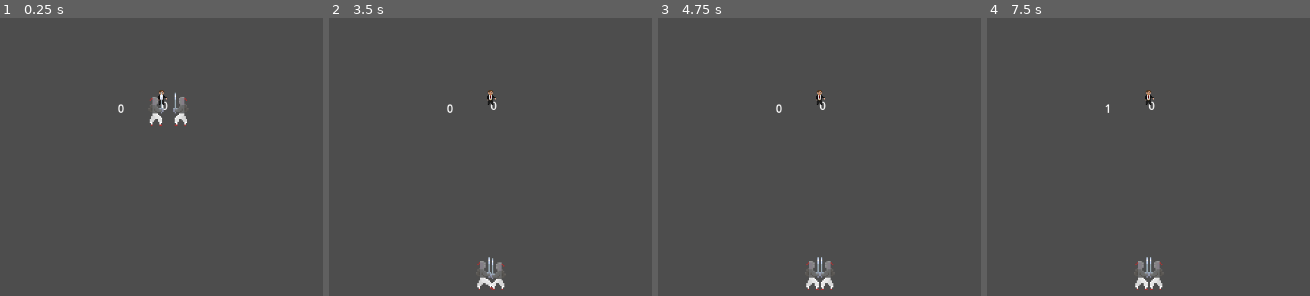
Above: before the commit, frames 1-4 (left to right).
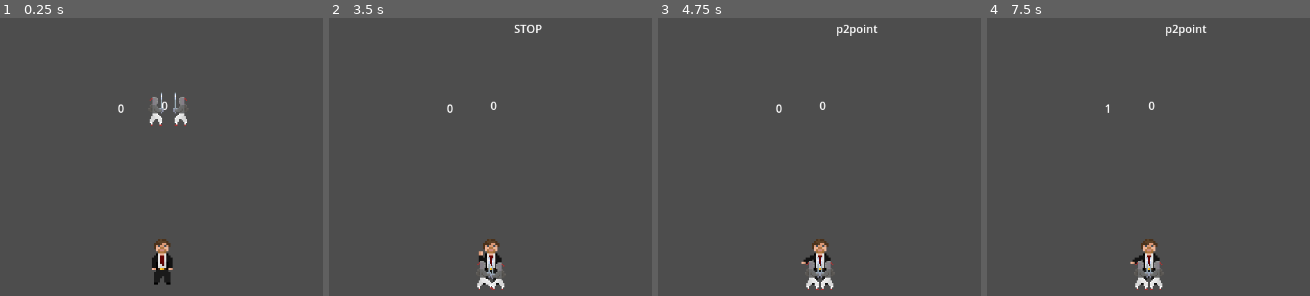
Above: after the commit, the same moments.

Repository: erikdervik/eisen-und-ehre
Game: Godot game, scene res://game.tscn
The game is run twice, just before and just after one commit, with the same random seed, the same clock (stepped at 60 frames per second) and the same inputs. The engine's default icon, where the game draws it, is replaced by a stand-in: a white triangle on a blue panel in a dark square.
Inputs:
- Up to frame 1 (0.25 s): no input
- Up to frame 2 (3.5 s): hold Left (p2_left) 0.53-1.28 s; hold D (p1_right) 0.53-2.03 s; tap Enter at 1.25 s; tap Right (p2_right) at 1.35, 2.85 s; tap Space at 2 s; hold A (p1_left) 2.03-2.78 s; hold Left (p2_left) 2.03-2.78 s; hold D (p1_right) from 2.78 s (still down)
- Up to frame 3 (4.75 s): hold Left (p2_left) 3.53-4.28 s; tap Enter at 4.25 s; release D (p1_right) at 4.28 s; hold A (p1_left) from 4.28 s (still down); tap Right (p2_right) at 4.35 s
- Up to frame 4 (7.5 s): tap Space at 5, 6.5 s; release A (p1_left) at 5.03 s; hold D (p1_right) 5.03-5.78 s; hold Left (p2_left) 5.03-5.78 s; tap Enter at 5.75 s; hold A (p1_left) 5.78-7.28 s; tap Right (p2_right) at 5.85, 7.35 s; hold Left (p2_left) 6.53-7.28 s; hold D (p1_right) from 7.28 s (still down)

The runs differ from the first frame. In frame 1, 0.9% of the frame differs, in the area x 47-54%, y 25-97%; in frame 2, 0.7%; in frame 3, 0.8%; in frame 4, 0.8%.

Commit message:
Groundpound + Silas Animation + Text

Diff:
--- a/fechter.gd
+++ b/fechter.gd
@@ -62,7 +62,7 @@
 	parryTime = max(parryTime - delta, -3)
 	lungeTime = max(lungeTime - delta, -3)
 	attackTime = max(attackTime - delta, -3)
-	groundPoundTime = max(groundPoundTime - delta, -3)
+	groundPoundTime = max(groundPoundTime - delta, 0)
 
 	if state == "LUNGE" and lungeTime < 0 or state == "PARRY" and parryTime < 0 or state == "ATTACK" and attackTime < 0:
 		state = "IDLE"
@@ -93,7 +93,7 @@
 			hitTime = 0.3
 			state = "LUNGE"
 			velocity = Vector2.ZERO
-			lungeVelocity = 300
+			lungeVelocity = 300 + 1000 * groundPoundTime
 			lungeTime = 0.85
 			$AnimatedSprite2D.play("lunge")
 			emit_signal("action",player,"lunge") # loose priority after lunge is finished
--- a/game.gd
+++ b/game.gd
@@ -26,7 +26,6 @@
 	else:
 		pass
 
-
 func eval_winner():
 	if hasHit["p1"] and not hasHit["p2"]:
 		return "p1"
@@ -38,6 +37,14 @@
 		return "p2"
 	else:
 		return "simultan"
+
+func eval_priority():
+	if priority["p1"] > priority["p2"]:
+		return "p1"
+	elif priority["p2"] > priority["p1"]:
+		return "p2"
+	else:
+		return "eq"
 
 func _ready() -> void:
 	p1 = player.instantiate()
@@ -52,7 +59,7 @@
 	scores[win] += 1
 	$scoreP1.text = str(scores["p1"])
 	$scoreP2.text = str(scores["p2"])
-	pass
+
 func reset():
 	p1.position = startpos1
 	p2.position = startpos2
@@ -62,26 +69,58 @@
 	freeze_priority = false
 	end_timer = 0.0
 
+func process_judge():
+	if judge_state in ["p1", "", "p2", "eq"]:
+		judge_state = eval_priority()
+	if judge_state == "STOP":
+		$judge_speak.text = "STOP"
+	elif judge_state =="p1point":
+		$judge_speak.text = "p1point"
+	elif judge_state =="p2point":
+		$judge_speak.text = "p2point"
+	elif $judge_speak.text in ["STOP","p1point","p2point"]:
+		$judge_speak.text = ""
 
-func process_judge():
-	pass
+	match judge_state:
+		"start":
+			print("yay")
+			$judge.play("StellungFertigLos")
+		"p1":
+			$judge.play("Angriffsrecht(links)")
+		"p2":
+			$judge.play("Angriffsrecht(rechts)")
+		"STOP":
+			$judge.play("halt")
+		"p1point":
+			$judge.play("Treffer(rechts)")
+		"p2point":
+			$judge.play("Treffer(links)")
+		"simultanpoint":
+			$judge.play("Simultanees")
+		"eq":
+			$judge.play("Idle")
 	# Set label
 	# change Animations
 
 func start():
-	get_tree().create_timer(1.0,true,false,true).timeout.connect(func(): pass)
-	get_tree().create_timer(2.0,true,false,true).timeout.connect(func(): pass)
-	get_tree().create_timer(3.0,true,false,true).timeout.connect(func(): pass)
+	get_tree().create_timer(2.0,true,false,true).timeout.connect(func(): $judge_speak.text = "en Garde")
+	get_tree().create_timer(2.5,true,false,true).timeout.connect(func(): $judge_speak.text = "pret")
+	get_tree().create_timer(3.0,true,false,true).timeout.connect(func(): $judge_speak.text = "allez!")
+	get_tree().create_timer(4.0,true,false,true).timeout.connect(func(): $judge_speak.text = "")
+	get_tree().create_timer(2.0,true,false,true).timeout.connect(func(): judge_state="start")
 	get_tree().create_timer(3.0,true,false,true).timeout.connect(func(): Engine.time_scale = 1)
+	get_tree().create_timer(6.0,true,false,true).timeout.connect(func(): judge_state = "eq")
+
 
 func _process(delta: float) -> void:
+	process_judge()
 	print(judge_state)
 	end_timer -= delta if end_timer > 0.0 else 0.0
 	if end_timer < 0.0:
 		judge_state = "STOP"
 		winner = eval_winner()
 		Engine.time_scale = 0
-		get_tree().create_timer(1.0,true,false,true).timeout.connect(func(): judge_state = winner)
+		get_tree().create_timer(1.0,true,false,true).timeout.connect(func(): judge_state = winner+"point")
 		get_tree().create_timer(4.0,true,false,true).timeout.connect(func(): modifyScoreboard(winner))
 		get_tree().create_timer(5.0,true,false,true).timeout.connect(reset)
 		get_tree().create_timer(7.0,true,false,true).timeout.connect(start)
--- a/game.tscn
+++ b/game.tscn
@@ -160,7 +160,7 @@
 "duration": 1.0,
 "texture": SubResource("AtlasTexture_feb5d")
 }],
-"loop": true,
+"loop": false,
 "name": &"Angriffsrecht(links)",
 "speed": 5.0
 }, {
@@ -168,7 +168,7 @@
 "duration": 1.0,
 "texture": SubResource("AtlasTexture_fc0e3")
 }],
-"loop": true,
+"loop": false,
 "name": &"Angriffsrecht(rechts)",
 "speed": 5.0
 }, {
@@ -176,7 +176,7 @@
 "duration": 1.0,
 "texture": SubResource("AtlasTexture_7jktm")
 }],
-"loop": true,
+"loop": false,
 "name": &"Idle",
 "speed": 5.0
 }, {
@@ -184,7 +184,7 @@
 "duration": 1.0,
 "texture": SubResource("AtlasTexture_ryrav")
 }],
-"loop": true,
+"loop": false,
 "name": &"Parade(links)",
 "speed": 5.0
 }, {
@@ -192,7 +192,7 @@
 "duration": 1.0,
 "texture": SubResource("AtlasTexture_eow3j")
 }],
-"loop": true,
+"loop": false,
 "name": &"Parade(rechts)",
 "speed": 5.0
 }, {
@@ -283,7 +283,7 @@
 "duration": 1.0,
 "texture": SubResource("AtlasTexture_082n1")
 }],
-"loop": true,
+"loop": false,
 "name": &"StellungFertigLos",
 "speed": 10.0
 }, {
@@ -291,7 +291,7 @@
 "duration": 1.0,
 "texture": SubResource("AtlasTexture_xex6t")
 }],
-"loop": true,
+"loop": false,
 "name": &"Treffer(links)",
 "speed": 5.0
 }, {
@@ -299,7 +299,7 @@
 "duration": 1.0,
 "texture": SubResource("AtlasTexture_aa0lp")
 }],
-"loop": true,
+"loop": false,
 "name": &"Treffer(rechts)",
 "speed": 5.0
 }, {
@@ -352,8 +352,10 @@
 text = "0"
 
 [node name="judge" type="AnimatedSprite2D" parent="."]
+position = Vector2(1, 237)
+scale = Vector2(3, 3)
 sprite_frames = SubResource("SpriteFrames_r62pu")
-animation = &"konterattacke(rechts)"
+animation = &"Simultanees"
 
 [node name="judge_speak" type="RichTextLabel" parent="."]
 offset_left = -21.0
--- a/kampfrichter.gd
+++ /dev/null
@@ -1,11 +0,0 @@
-extends AnimatedSprite2D
-
-
-# Called when the node enters the scene tree for the first time.
-func _ready() -> void:
-	pass # Replace with function body.
-
-
-# Called every frame. 'delta' is the elapsed time since the previous frame.
-func _process(delta: float) -> void:
-	pass
--- a/kampfrichter.tscn
+++ /dev/null
@@ -1,334 +0,0 @@
-[gd_scene load_steps=41 format=3 uid="uid://dg0o8earh6br4"]
-
-[ext_resource type="Texture2D" uid="uid://bkiqi8755qk7u" path="res://assets/sprites/kampfrichter/sheet.png" id="2_eiodu"]
-[ext_resource type="Script" uid="uid://olbhiqwho0h0" path="res://kampfrichter.gd" id="2_kfgw6"]
-
-[sub_resource type="AtlasTexture" id="AtlasTexture_eiodu"]
-atlas = ExtResource("2_eiodu")
-region = Rect2(0, 198, 44, 22)
-
-[sub_resource type="AtlasTexture" id="AtlasTexture_kfgw6"]
-atlas = ExtResource("2_eiodu")
-region = Rect2(44, 198, 44, 22)
-
-[sub_resource type="AtlasTexture" id="AtlasTexture_2w00v"]
-atlas = ExtResource("2_eiodu")
-region = Rect2(0, 22, 44, 22)
-
-[sub_resource type="AtlasTexture" id="AtlasTexture_ymail"]
-atlas = ExtResource("2_eiodu")
-region = Rect2(0, 286, 44, 22)
-
-[sub_resource type="AtlasTexture" id="AtlasTexture_d6xoj"]
-atlas = ExtResource("2_eiodu")
-region = Rect2(44, 286, 44, 22)
-
-[sub_resource type="AtlasTexture" id="AtlasTexture_daxtk"]
-atlas = ExtResource("2_eiodu")
-region = Rect2(0, 242, 44, 22)
-
-[sub_resource type="AtlasTexture" id="AtlasTexture_1mio2"]
-atlas = ExtResource("2_eiodu")
-region = Rect2(0, 22, 44, 22)
-
-[sub_resource type="AtlasTexture" id="AtlasTexture_xbd7l"]
-atlas = ExtResource("2_eiodu")
-region = Rect2(44, 22, 44, 22)
-
-[sub_resource type="AtlasTexture" id="AtlasTexture_8bcpl"]
-atlas = ExtResource("2_eiodu")
-region = Rect2(88, 22, 44, 22)
-
-[sub_resource type="AtlasTexture" id="AtlasTexture_0dacc"]
-atlas = ExtResource("2_eiodu")
-region = Rect2(132, 22, 44, 22)
-
-[sub_resource type="AtlasTexture" id="AtlasTexture_kfl47"]
-atlas = ExtResource("2_eiodu")
-region = Rect2(176, 22, 44, 22)
-
-[sub_resource type="AtlasTexture" id="AtlasTexture_y43wt"]
-atlas = ExtResource("2_eiodu")
-region = Rect2(220, 22, 44, 22)
-
-[sub_resource type="AtlasTexture" id="AtlasTexture_eemkv"]
-atlas = ExtResource("2_eiodu")
-region = Rect2(264, 22, 44, 22)
-
-[sub_resource type="AtlasTexture" id="AtlasTexture_2hote"]
-atlas = ExtResource("2_eiodu")
-region = Rect2(308, 22, 44, 22)
-
-[sub_resource type="AtlasTexture" id="AtlasTexture_lfwcp"]
-atlas = ExtResource("2_eiodu")
-region = Rect2(352, 22, 44, 22)
-
-[sub_resource type="AtlasTexture" id="AtlasTexture_eke2p"]
-atlas = ExtResource("2_eiodu")
-region = Rect2(396, 22, 44, 22)
-
-[sub_resource type="AtlasTexture" id="AtlasTexture_77d4h"]
-atlas = ExtResource("2_eiodu")
-region = Rect2(440, 22, 44, 22)
-
-[sub_resource type="AtlasTexture" id="AtlasTexture_b3q7u"]
-atlas = ExtResource("2_eiodu")
-region = Rect2(484, 22, 44, 22)
-
-[sub_resource type="AtlasTexture" id="AtlasTexture_kds1i"]
-atlas = ExtResource("2_eiodu")
-region = Rect2(528, 22, 44, 22)
-
-[sub_resource type="AtlasTexture" id="AtlasTexture_4vowl"]
-atlas = ExtResource("2_eiodu")
-region = Rect2(572, 22, 44, 22)
-
-[sub_resource type="AtlasTexture" id="AtlasTexture_htkyt"]
-atlas = ExtResource("2_eiodu")
-region = Rect2(616, 22, 44, 22)
-
-[sub_resource type="AtlasTexture" id="AtlasTexture_cc1ie"]
-atlas = ExtResource("2_eiodu")
-region = Rect2(660, 22, 44, 22)
-
-[sub_resource type="AtlasTexture" id="AtlasTexture_hsiry"]
-atlas = ExtResource("2_eiodu")
-region = Rect2(704, 22, 44, 22)
-
-[sub_resource type="AtlasTexture" id="AtlasTexture_cil8u"]
-atlas = ExtResource("2_eiodu")
-region = Rect2(748, 22, 44, 22)
-
-[sub_resource type="AtlasTexture" id="AtlasTexture_0fked"]
-atlas = ExtResource("2_eiodu")
-region = Rect2(792, 22, 44, 22)
-
-[sub_resource type="AtlasTexture" id="AtlasTexture_fl0ss"]
-atlas = ExtResource("2_eiodu")
-region = Rect2(836, 22, 44, 22)
-
-[sub_resource type="AtlasTexture" id="AtlasTexture_y7jha"]
-atlas = ExtResource("2_eiodu")
-region = Rect2(880, 22, 44, 22)
-
-[sub_resource type="AtlasTexture" id="AtlasTexture_4u84l"]
-atlas = ExtResource("2_eiodu")
-region = Rect2(924, 22, 44, 22)
-
-[sub_resource type="AtlasTexture" id="AtlasTexture_t5mcr"]
-atlas = ExtResource("2_eiodu")
-region = Rect2(968, 22, 44, 22)
-
-[sub_resource type="AtlasTexture" id="AtlasTexture_5xgbo"]
-atlas = ExtResource("2_eiodu")
-region = Rect2(1012, 22, 44, 22)
-
-[sub_resource type="AtlasTexture" id="AtlasTexture_fa3gm"]
-atlas = ExtResource("2_eiodu")
-region = Rect2(1056, 22, 44, 22)
-
-[sub_resource type="AtlasTexture" id="AtlasTexture_epkc0"]
-atlas = ExtResource("2_eiodu")
-region = Rect2(1100, 22, 44, 22)
-
-[sub_resource type="AtlasTexture" id="AtlasTexture_74plm"]
-atlas = ExtResource("2_eiodu")
-region = Rect2(0, 110, 44, 22)
-
-[sub_resource type="AtlasTexture" id="AtlasTexture_turwu"]
-atlas = ExtResource("2_eiodu")
-region = Rect2(44, 110, 44, 22)
-
-[sub_resource type="AtlasTexture" id="AtlasTexture_goqby"]
-atlas = ExtResource("2_eiodu")
-region = Rect2(0, 66, 44, 22)
-
-[sub_resource type="AtlasTexture" id="AtlasTexture_d5u4w"]
-atlas = ExtResource("2_eiodu")
-region = Rect2(0, 198, 44, 22)
-
-[sub_resource type="AtlasTexture" id="AtlasTexture_aysyp"]
-atlas = ExtResource("2_eiodu")
-region = Rect2(44, 198, 44, 22)
-
-[sub_resource type="SpriteFrames" id="SpriteFrames_2w00v"]
-animations = [{
-"frames": [{
-"duration": 1.0,
-"texture": SubResource("AtlasTexture_eiodu")
-}],
-"loop": true,
-"name": &"Angriffsrecht(links)",
-"speed": 5.0
-}, {
-"frames": [{
-"duration": 1.0,
-"texture": SubResource("AtlasTexture_kfgw6")
-}],
-"loop": true,
-"name": &"Angriffsrecht(rechts)",
-"speed": 5.0
-}, {
-"frames": [{
-"duration": 1.0,
-"texture": SubResource("AtlasTexture_2w00v")
-}],
-"loop": true,
-"name": &"Idle",
-"speed": 5.0
-}, {
-"frames": [{
-"duration": 1.0,
-"texture": SubResource("AtlasTexture_ymail")
-}],
-"loop": true,
-"name": &"Parade(links)",
-"speed": 5.0
-}, {
-"frames": [{
-"duration": 1.0,
-"texture": SubResource("AtlasTexture_d6xoj")
-}],
-"loop": true,
-"name": &"Parade(rechts)",
-"speed": 5.0
-}, {
-"frames": [{
-"duration": 1.0,
-"texture": SubResource("AtlasTexture_daxtk")
-}],
-"loop": true,
-"name": &"Simultanees",
-"speed": 5.0
-}, {
-"frames": [{
-"duration": 1.0,
-"texture": SubResource("AtlasTexture_1mio2")
-}, {
-"duration": 1.0,
-"texture": SubResource("AtlasTexture_xbd7l")
-}, {
-"duration": 1.0,
-"texture": SubResource("AtlasTexture_8bcpl")
-}, {
-"duration": 1.0,
-"texture": SubResource("AtlasTexture_0dacc")
-}, {
-"duration": 1.0,
-"texture": SubResource("AtlasTexture_kfl47")
-}, {
-"duration": 1.0,
-"texture": SubResource("AtlasTexture_y43wt")
-}, {
-"duration": 1.0,
-"texture": SubResource("AtlasTexture_eemkv")
-}, {
-"duration": 1.0,
-"texture": SubResource("AtlasTexture_2hote")
-}, {
-"duration": 1.0,
-"texture": SubResource("AtlasTexture_lfwcp")
-}, {
-"duration": 1.0,
-"texture": SubResource("AtlasTexture_eke2p")
-}, {
-"duration": 1.0,
-"texture": SubResource("AtlasTexture_77d4h")
-}, {
-"duration": 1.0,
-"texture": SubResource("AtlasTexture_b3q7u")
-}, {
-"duration": 1.0,
-"texture": SubResource("AtlasTexture_kds1i")
-}, {
-"duration": 1.0,
-"texture": SubResource("AtlasTexture_4vowl")
-}, {
-"duration": 1.0,
-"texture": SubResource("AtlasTexture_htkyt")
-}, {
-"duration": 1.0,
-"texture": SubResource("AtlasTexture_cc1ie")
-}, {
-"duration": 1.0,
-"texture": SubResource("AtlasTexture_hsiry")
-}, {
-"duration": 1.0,
-"texture": SubResource("AtlasTexture_cil8u")
-}, {
-"duration": 1.0,
-"texture": SubResource("AtlasTexture_0fked")
-}, {
-"duration": 1.0,
-"texture": SubResource("AtlasTexture_fl0ss")
-}, {
-"duration": 1.0,
-"texture": SubResource("AtlasTexture_y7jha")
-}, {
-"duration": 1.0,
-"texture": SubResource("AtlasTexture_4u84l")
-}, {
-"duration": 1.0,
-"texture": SubResource("AtlasTexture_t5mcr")
-}, {
-"duration": 1.0,
-"texture": SubResource("AtlasTexture_5xgbo")
-}, {
-"duration": 1.0,
-"texture": SubResource("AtlasTexture_fa3gm")
-}, {
-"duration": 1.0,
-"texture": SubResource("AtlasTexture_epkc0")
-}],
-"loop": true,
-"name": &"StellungFertigLos",
-"speed": 10.0
-}, {
-"frames": [{
-"duration": 1.0,
-"texture": SubResource("AtlasTexture_74plm")
-}],
-"loop": true,
-"name": &"Treffer(links)",
-"speed": 5.0
-}, {
-"frames": [{
-"duration": 1.0,
-"texture": SubResource("AtlasTexture_turwu")
-}],
-"loop": true,
-"name": &"Treffer(rechts)",
-"speed": 5.0
-}, {
-"frames": [{
-"duration": 1.0,
-"texture": SubResource("AtlasTexture_goqby")
-}],
-"loop": true,
-"name": &"halt",
-"speed": 5.0
-}, {
-"frames": [{
-"duration": 1.0,
-"texture": SubResource("AtlasTexture_d5u4w")
-}],
-"loop": true,
-"name": &"konterattacke(links)",
-"speed": 5.0
-}, {
-"frames": [{
-"duration": 1.0,
-"texture": SubResource("AtlasTexture_aysyp")
-}],
-"loop": true,
-"name": &"konterattacke(rechts)",
-"speed": 5.0
-}]
-
-[node name="AnimatedSprite2D" type="AnimatedSprite2D"]
-position = Vector2(2, -11)
-scale = Vector2(2, 2)
-sprite_frames = SubResource("SpriteFrames_2w00v")
-animation = &"Angriffsrecht(rechts)"
-frame_progress = 0.42507893
-script = ExtResource("2_kfgw6")
Not shown, removed: kampfrichter.gd.uid
Not shown, changed: README.md
